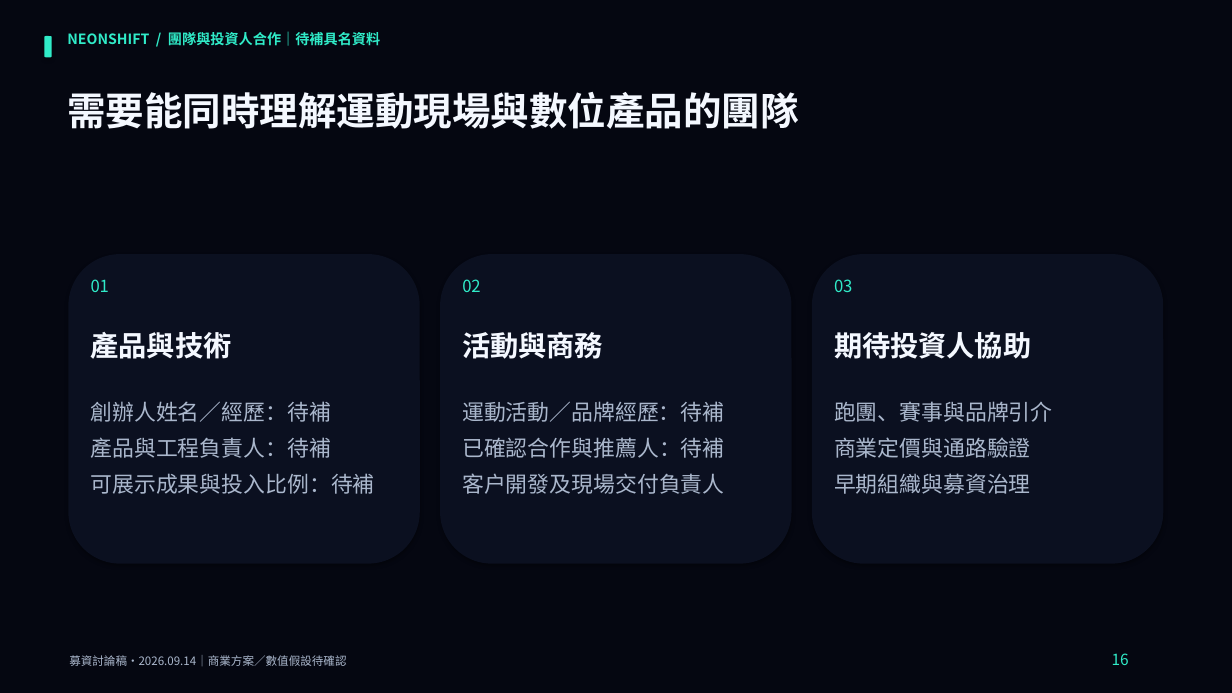
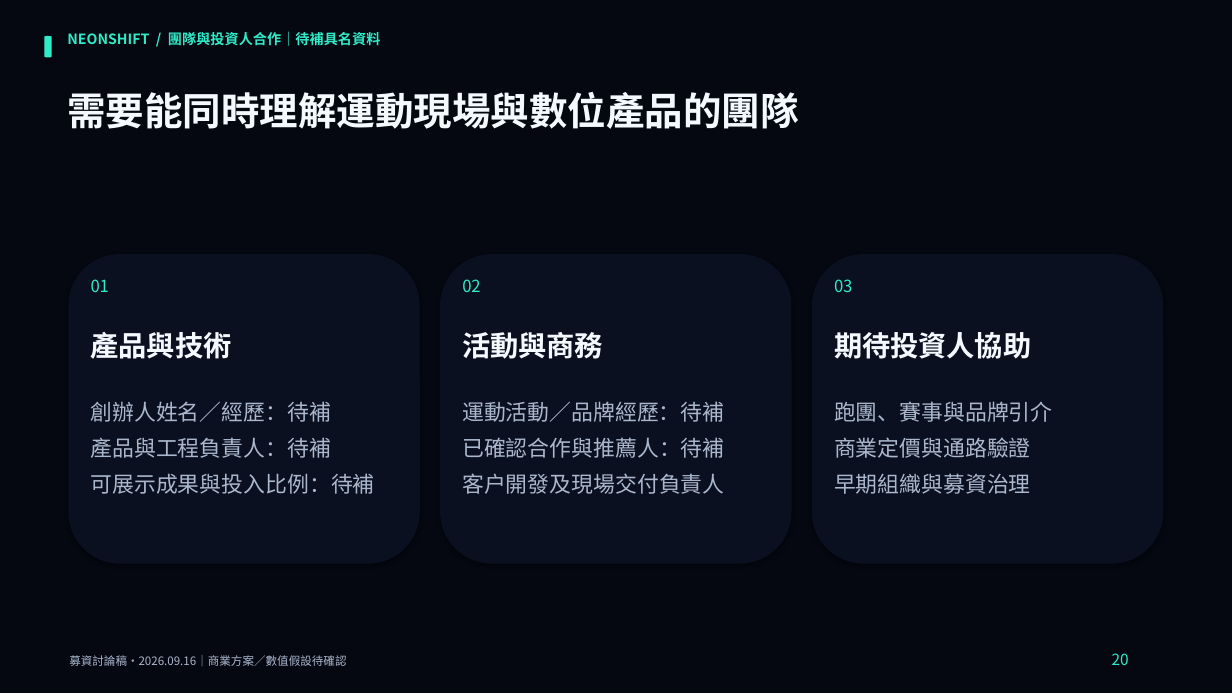
Before and after one commit to stan0714/neonshift, a slide deck: slide 20 of output/fundraising/NeonShift_募資簡報_中文草稿_v1.pptx (slide 16 before the commit). Drawn at 1232x693 pixels with LibreOffice and Linux fonts; fonts in the diff are those of the drawing. Boxes give left, top, right and bottom in pixels: in the first picture for what was removed or moved away, otherwise in the second. Text is boxed around its words. In the diff, an @@ line names an element or a change of style, - is before the commit and + after.

```diff
--- a/output/fundraising/NeonShift_募資簡報_中文草稿_v1.pptx
+++ b/output/fundraising/NeonShift_募資簡報_中文草稿_v1.pptx
@@ text at <box>69,655,346,666</box>: text changed @@
-募資討論稿・2026.09.14｜商業方案／數值假設待確認
+募資討論稿・2026.09.16｜商業方案／數值假設待確認
@@ text at <box>1112,653,1129,665</box>: text changed @@
-16
+20
```
Also in this commit, not shown: 17 other slides changed, 5 slides added, 21 other files.
